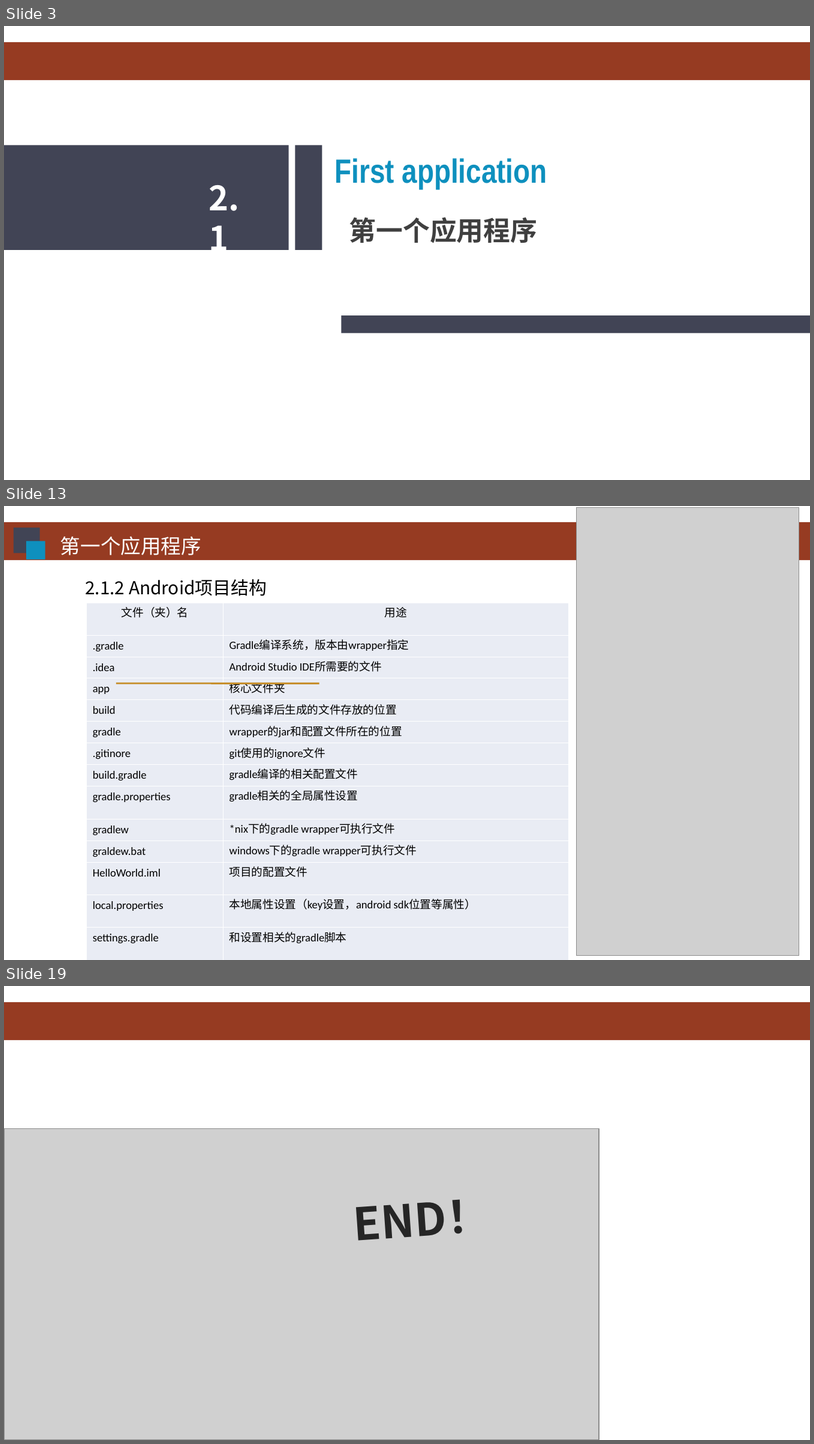
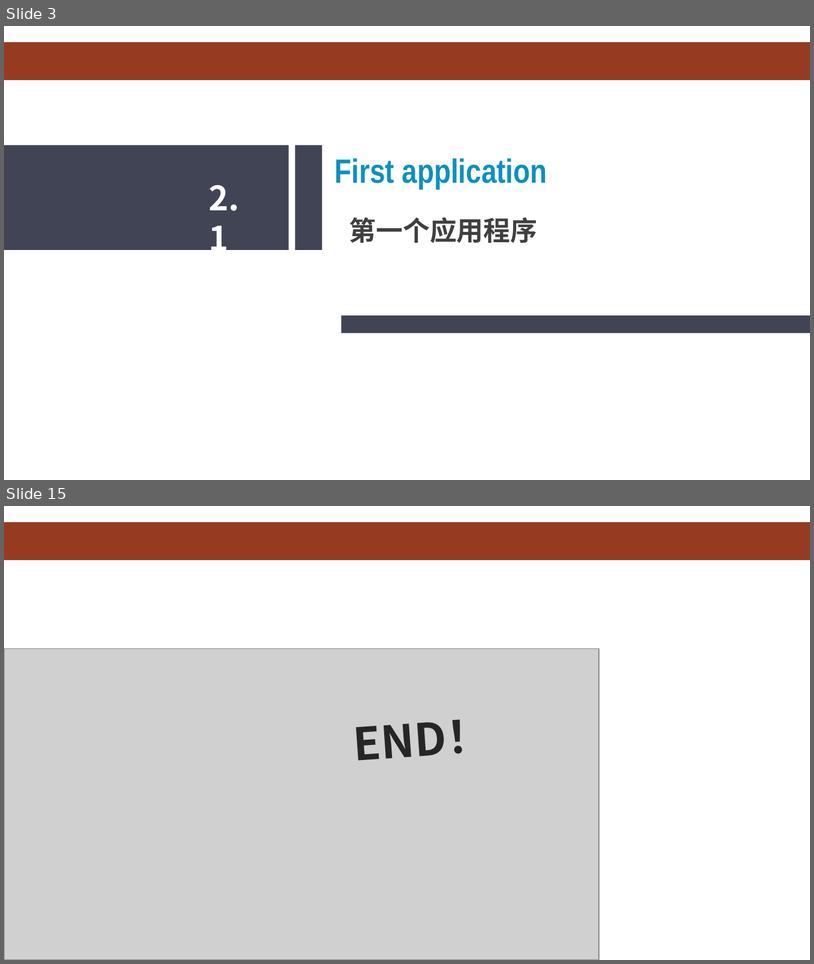
Before and after one commit to HBU/Android-PPT, a slide deck: 02.0 -- 首个程序 -- 第02章.ppt. Shown one above the other, each under a label of ours: slides 3, 13 and 19 before the commit, slides 3 and 15 after it; the slides between them are not shown. The pictures are 814x1444 and 814x964 pixels, drawn with LibreOffice and Linux fonts; fonts in the diff are those of the drawing; grey boxes stand for pictures; background and template pictures are left out. Boxes give left, top, right and bottom in pixels: in the first picture for what was removed or moved away, otherwise in the second. Text is boxed around its words. In the diff, an @@ line names an element or a change of style, - is before the commit and + after.

```diff
--- a/02.0 -- 首个程序 -- 第02章.ppt
+++ b/02.0 -- 首个程序 -- 第02章.ppt
@@ slide 13 removed at (4, 506, 810, 960), background #FFFFFF; not listed: 1 template element that a slide beside it also shows @@
@@ picture removed at (576, 508, 799, 955) @@
@@ rectangle removed at (14, 528, 40, 553) @@
@@ rectangle removed at (27, 541, 45, 560) @@
@@ text removed at (60, 536, 201, 555) @@
-第一个应用程序
@@ text removed at (85, 579, 267, 596) @@
-2.1.2 Android项目结构
@@ table removed at (86, 603, 569, 949), 15 rows, 2 columns @@
-文件（夹）名 | 用途
-.gradle | Gradle编译系统，版本由wrapper指定
-.idea | Android Studio IDE所需要的文件
-app | 核心文件夹
-build | 代码编译后生成的文件存放的位置
-gradle | wrapper的jar和配置文件所在的位置
-.gitinore | git使用的ignore文件
-build.gradle | gradle编译的相关配置文件
-gradle.properties | gradle相关的全局属性设置
-gradlew | *nix下的gradle wrapper可执行文件
-graldew.bat | windows下的gradle wrapper可执行文件
-HelloWorld.iml | 项目的配置文件
-local.properties | 本地属性设置（key设置，android sdk位置等属性）
-settings.gradle | 和设置相关的gradle脚本
-External.Libraries | 引用库显示
@@ line removed from (116, 684) to (320, 684) @@
@@ what was slide 19 is now slide 15 @@
```
Also in this commit, not shown: 10 slides changed, 1 slide added, 4 other slides removed.
